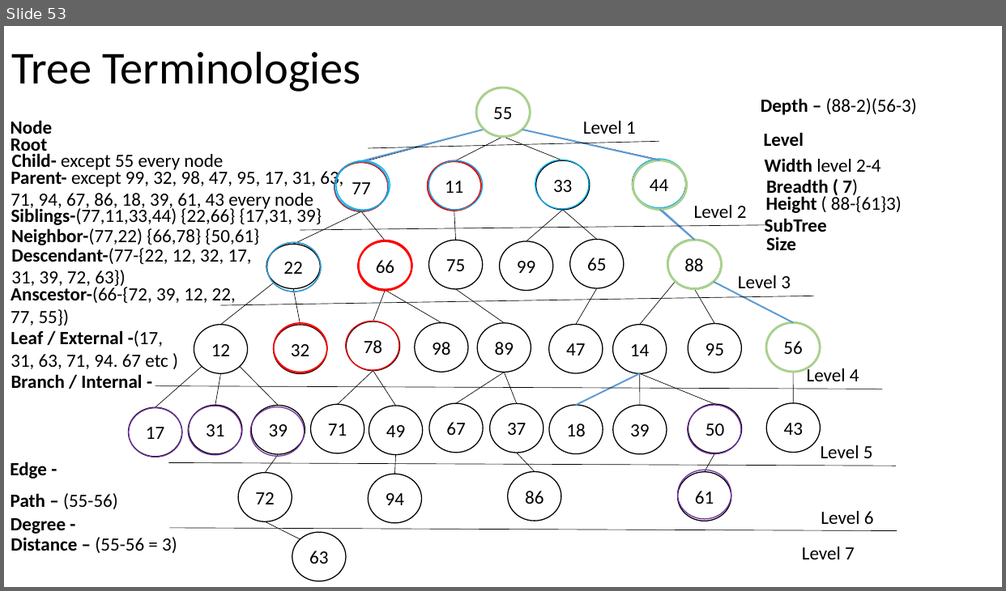
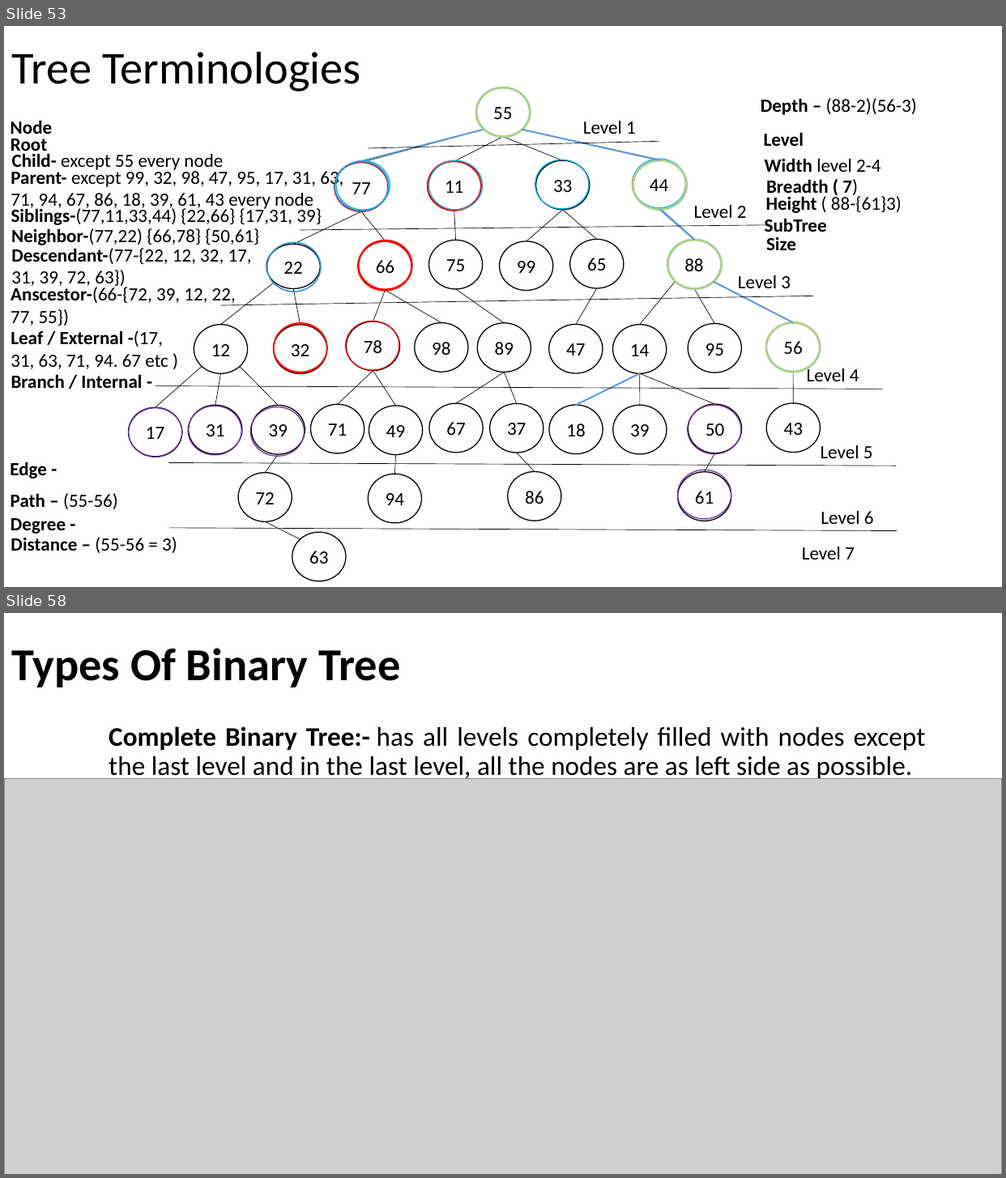
Before and after one commit to AshutoshDemoProjects/MyNotes, a slide deck: tech/PPT/DATA STRUCTURE.pptx. Shown one above the other, each under a label of ours: slide 53 before the commit, slides 53 and 58 after it; the slides between them are not shown. The pictures are 1006x591 and 1006x1178 pixels, drawn with LibreOffice and Linux fonts; fonts in the diff are those of the drawing; grey boxes stand for pictures. Boxes give left, top, right and bottom in pixels: in the first picture for what was removed or moved away, otherwise in the second. Text is boxed around its words. In the diff, an @@ line names an element or a change of style, - is before the commit and + after.

Commit message:
Tree types

```diff
--- a/tech/PPT/DATA STRUCTURE.pptx
+++ b/tech/PPT/DATA STRUCTURE.pptx
@@ slide 58 added at <box>4,613,1002,1174</box>, background #FFFFFF @@
@@ title added at <box>11,648,400,688</box>, 44 pt, text #000000, bold @@
+Types Of Binary Tree
@@ text added at <box>108,726,926,782</box>, 25.9 pt, text #000000 @@
+Complete Binary Tree:- has all levels completely filled with nodes except the last level and in the last level, all the nodes are as left side as possible.
@@ picture added at <box>4,779,1002,1174</box> @@
```
Also in this commit, not shown: 12 other slides added.
